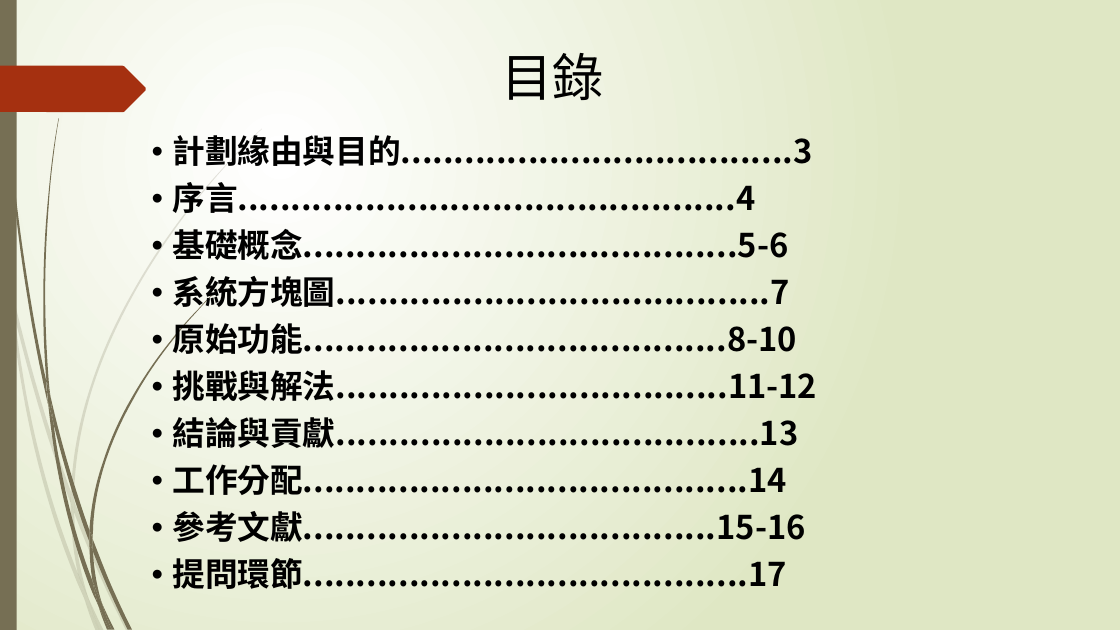
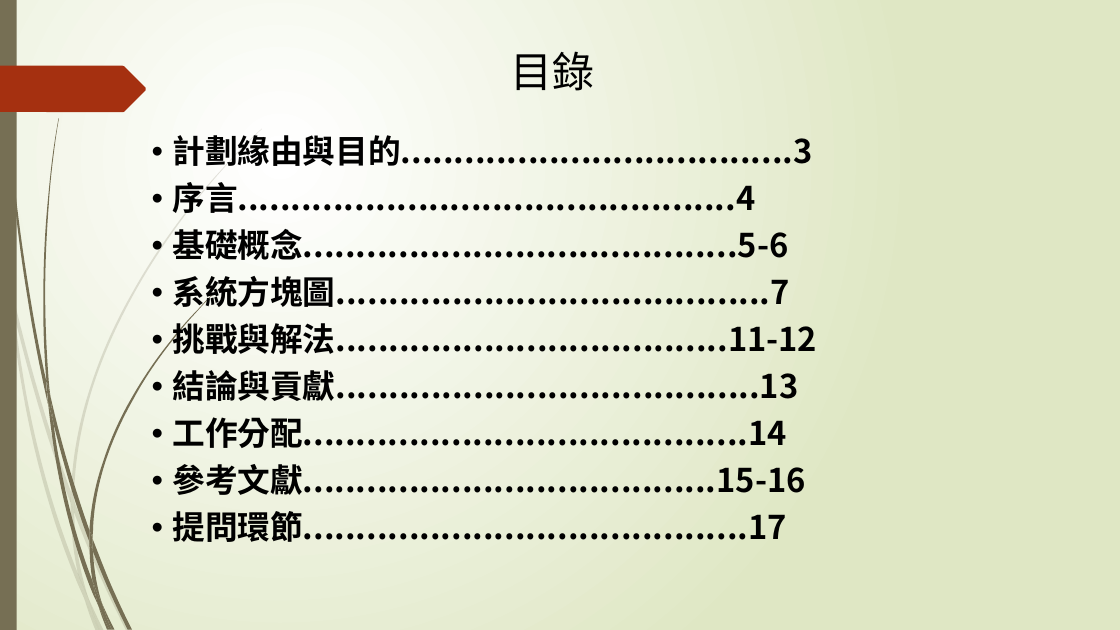
Before and after one commit to NIUWCSP/OTSM, a slide deck: slide 2 of report/以SDR實現OTSM通訊技術.pptx. Drawn at 1120x630 pixels with LibreOffice and Linux fonts; fonts in the diff are those of the drawing. Boxes give left, top, right and bottom in pixels: in the first picture for what was removed or moved away, otherwise in the second. Text is boxed around its words. In the diff, an @@ line names an element or a change of style, - is before the commit and + after.

```diff
--- a/report/以SDR實現OTSM通訊技術.pptx
+++ b/report/以SDR實現OTSM通訊技術.pptx
@@ title "目錄" at bbox=[510, 51, 594, 91]: size 44 to 36 pt, font Noto Sans CJK JP to Quicksand @@
@@ text at bbox=[173, 318, 797, 354]: paragraph removed @@
-• 原始功能........................................8-10
```
Also in this commit, not shown: 13 other slides changed, 3 slides added, 1 slide removed.
